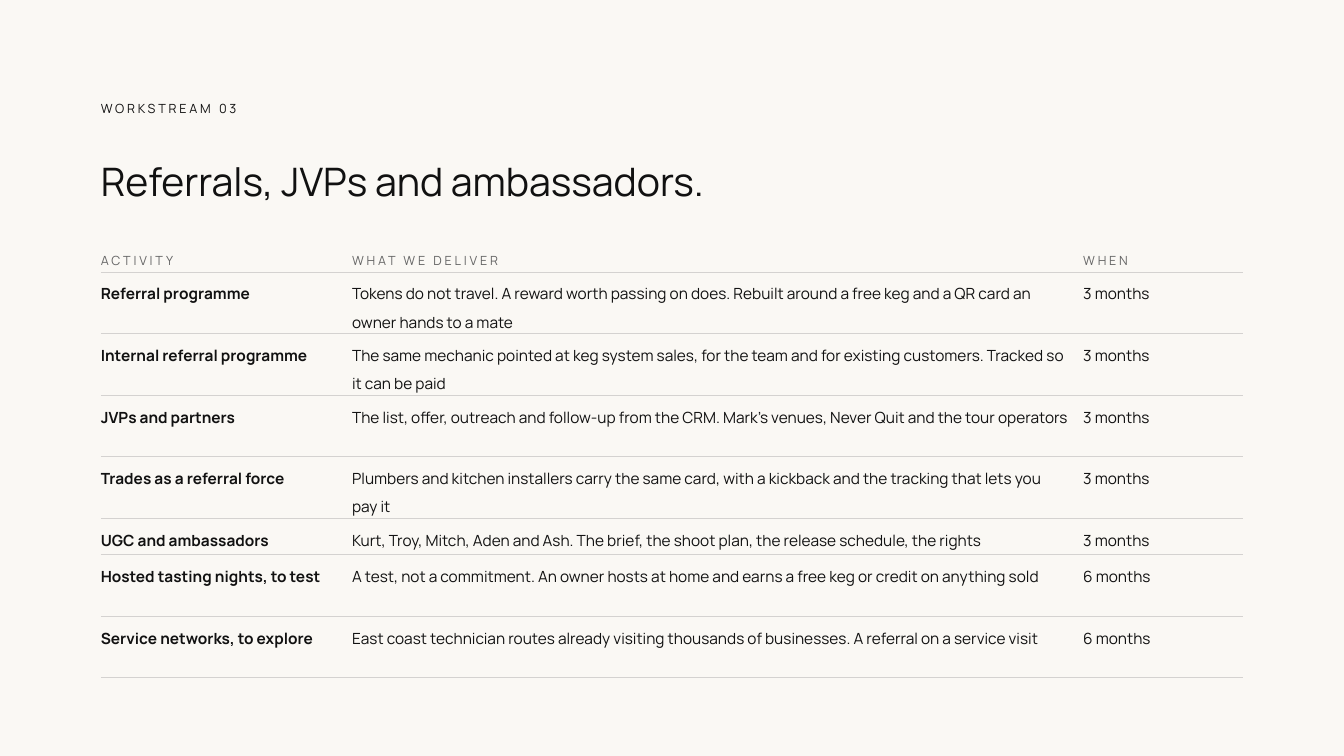
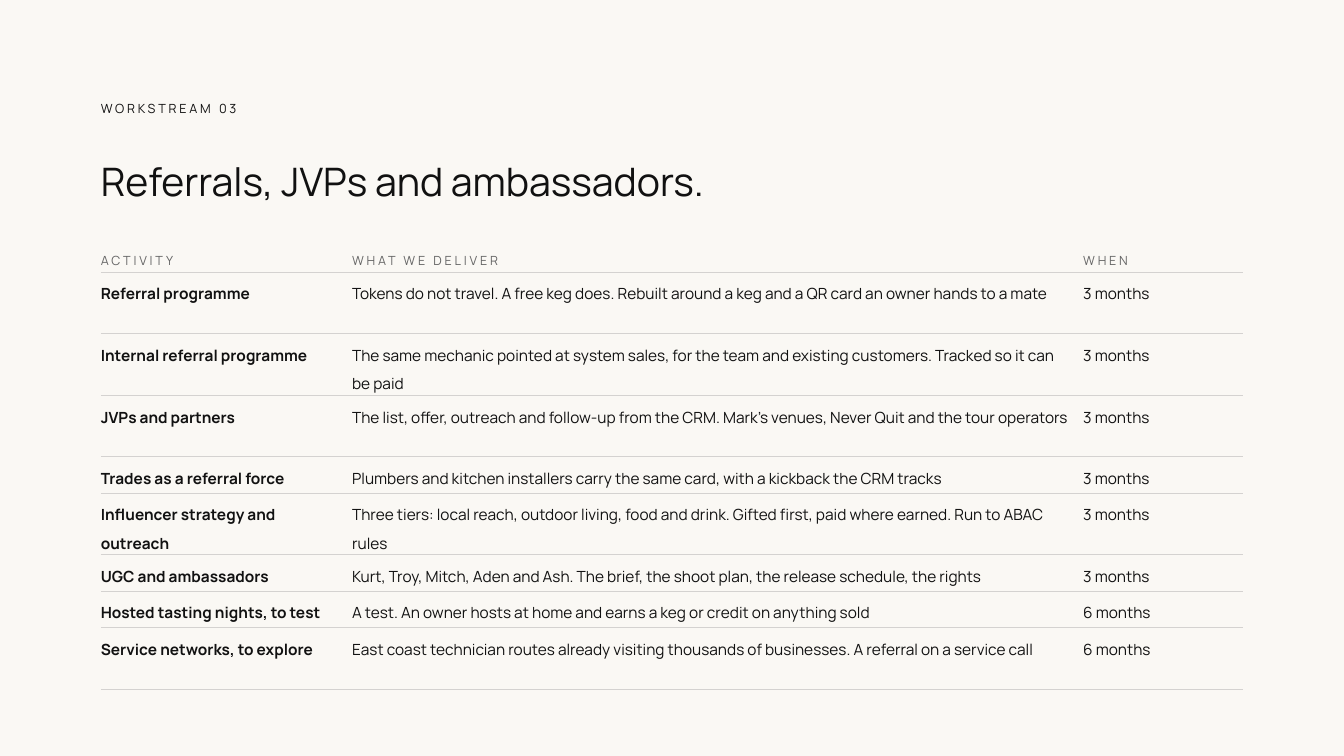
Before and after one commit to clentjewell/tapthatbrewery, a slide deck: slide 15 of 00 Admin/04 Commercial + SOW/JP_TapThat_ProposalDeck_v03.pptx. Drawn at 1344x756 pixels with LibreOffice and Linux fonts; fonts in the diff are those of the drawing. Boxes give left, top, right and bottom in pixels: in the first picture for what was removed or moved away, otherwise in the second. Text is boxed around its words. In the diff, an @@ line names an element or a change of style, - is before the commit and + after.

```diff
--- a/00 Admin/04 Commercial + SOW/JP_TapThat_ProposalDeck_v03.pptx
+++ b/00 Admin/04 Commercial + SOW/JP_TapThat_ProposalDeck_v03.pptx
@@ table at [101,242,1243,690] @@
-row 2, column 2: Tokens do not travel. A reward worth passing on does. Rebuilt around a free keg and a QR card an owner hands to a mate
+row 2, column 2: Tokens do not travel. A free keg does. Rebuilt around a keg and a QR card an owner hands to a mate
-row 3, column 2: The same mechanic pointed at keg system sales, for the team and for existing customers. Tracked so it can be paid
+row 3, column 2: The same mechanic pointed at system sales, for the team and existing customers. Tracked so it can be paid
-row 5: Trades as a referral force | Plumbers and kitchen installers carry the same card, with a kickback and the tracking that lets you pay it | 3 months
+row 5: Trades as a referral force | Plumbers and kitchen installers carry the same card, with a kickback the CRM tracks | 3 months
+row 6: Influencer strategy and outreach | Three tiers: local reach, outdoor living, food and drink. Gifted first, paid where earned. Run to ABAC rules | 3 months
-row 8, column 2: A test, not a commitment. An owner hosts at home and earns a free keg or credit on anything sold
+row 8, column 2: A test. An owner hosts at home and earns a keg or credit on anything sold
-row 9, column 2: East coast technician routes already visiting thousands of businesses. A referral on a service visit
+row 9, column 2: East coast technician routes already visiting thousands of businesses. A referral on a service call
```
Also in this commit, not shown: 12 other files.
